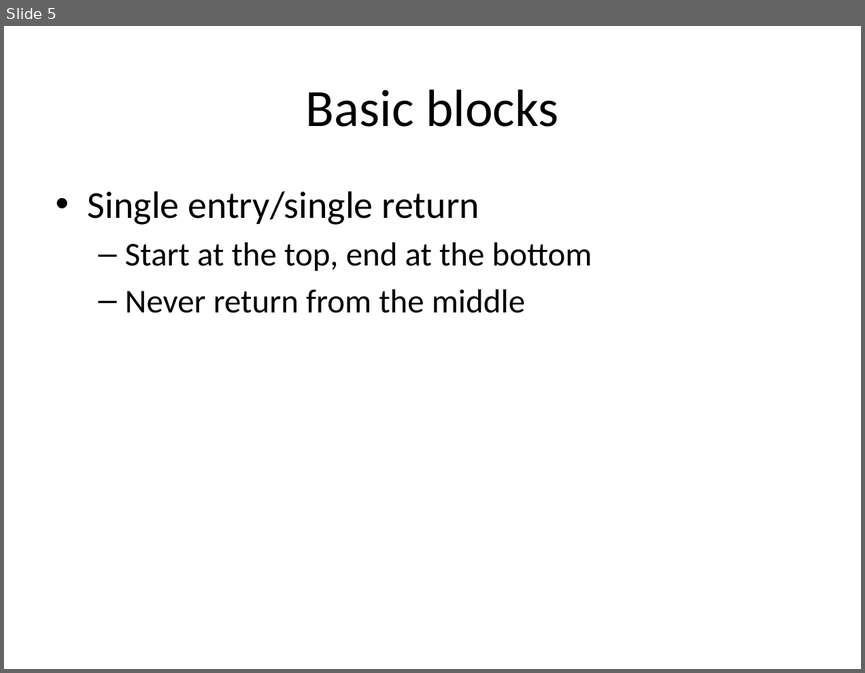
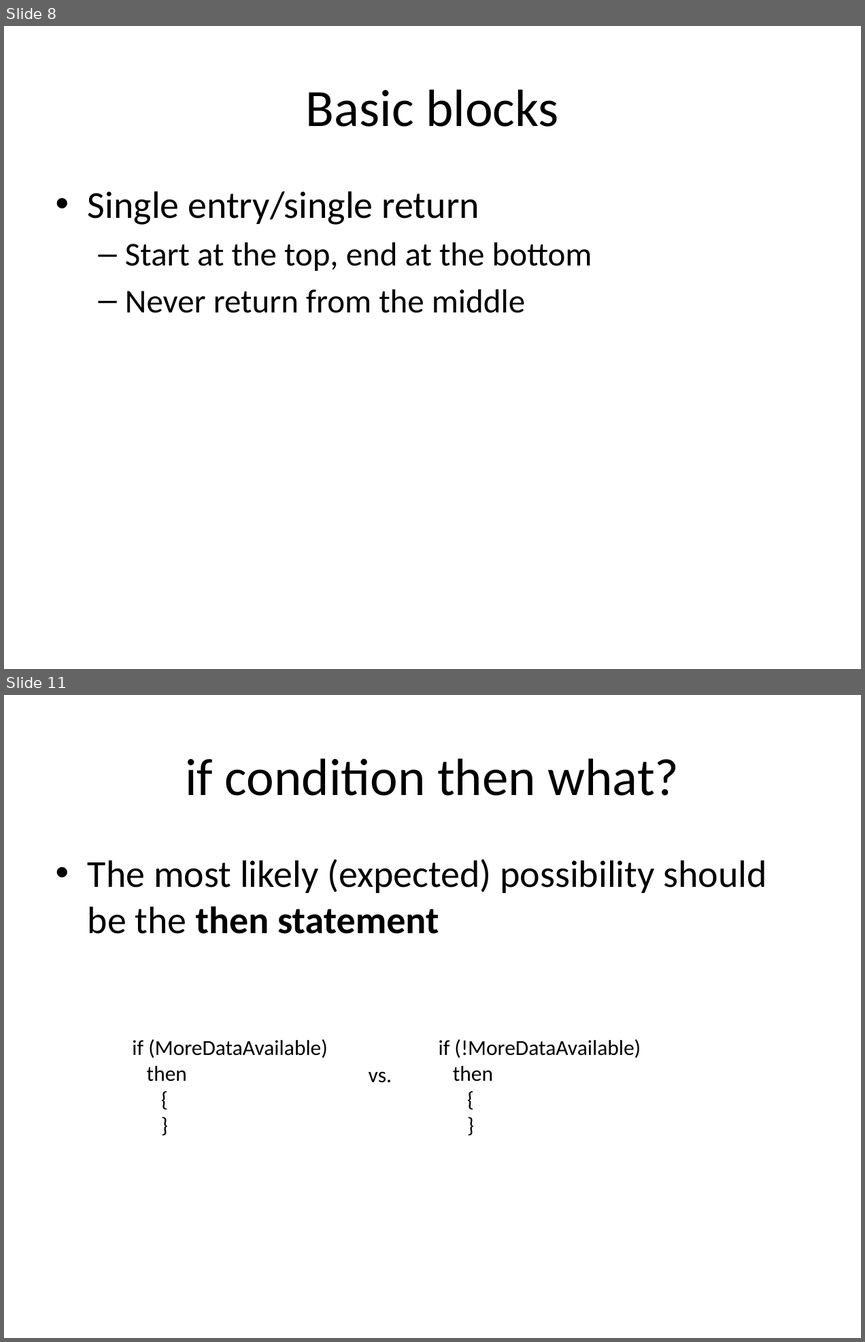
Before and after one commit to DavidJameson/SocialSoftware, a slide deck: DefensiveProgrammingTechniques.pptx. Shown one above the other, each under a label of ours: slide 5 before the commit, slides 8 and 11 after it; the slides between them are not shown. The pictures are 865x673 and 865x1342 pixels, drawn with LibreOffice and Linux fonts; fonts in the diff are those of the drawing. Boxes give left, top, right and bottom in pixels: in the first picture for what was removed or moved away, otherwise in the second. Text is boxed around its words. In the diff, an @@ line names an element or a change of style, - is before the commit and + after.

```diff
--- a/DefensiveProgrammingTechniques.pptx
+++ b/DefensiveProgrammingTechniques.pptx
@@ slide 11 added at box(4, 695, 861, 1338), background #FFFFFF @@
@@ title added at box(185, 758, 679, 796), 44 pt, text #000000 @@
+if condition then what?
@@ text added at box(88, 859, 766, 934), 32 pt, text #000000 @@
+• The most likely (expected) possibility should be the then statement
@@ text added at box(132, 1039, 328, 1081), 18 pt, text #000000 @@
+if (MoreDataAvailable)
+then
+{
+}
@@ text added at box(439, 1039, 640, 1081), 18 pt, text #000000 @@
+if (!MoreDataAvailable)
+then
+{
+}
@@ text added at box(368, 1071, 392, 1083), 18 pt, text #000000 @@
+vs.
@@ what was slide 5 is now slide 8 @@
```
Also in this commit, not shown: 4 slides changed, 10 other slides added.
